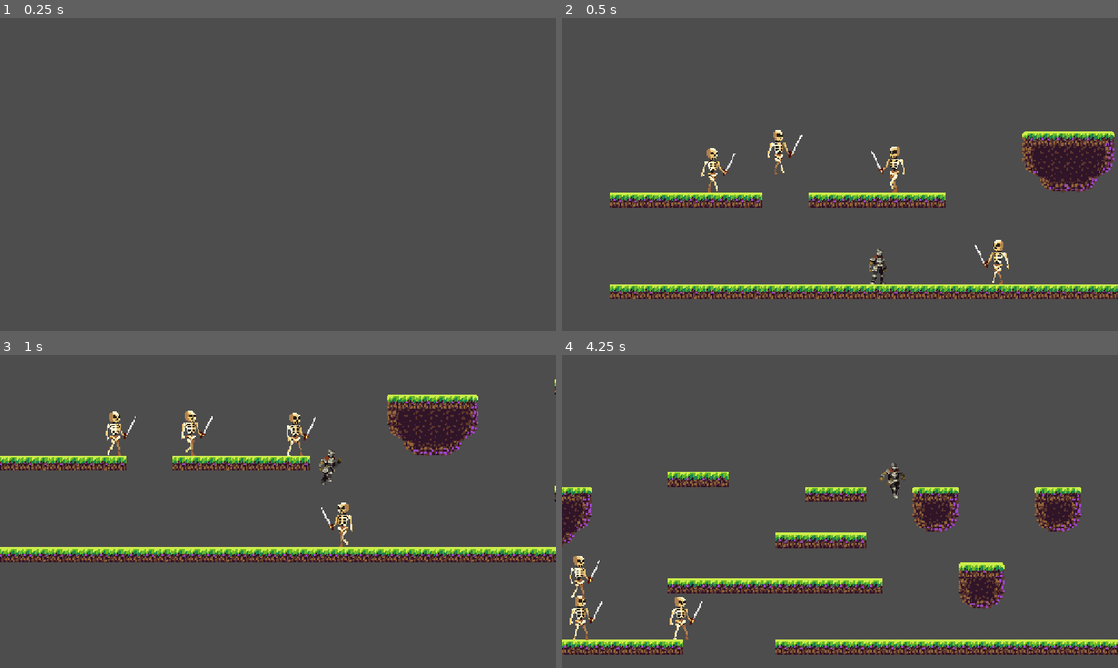
Above: before the commit, frames 1-4 (two rows, left to right).
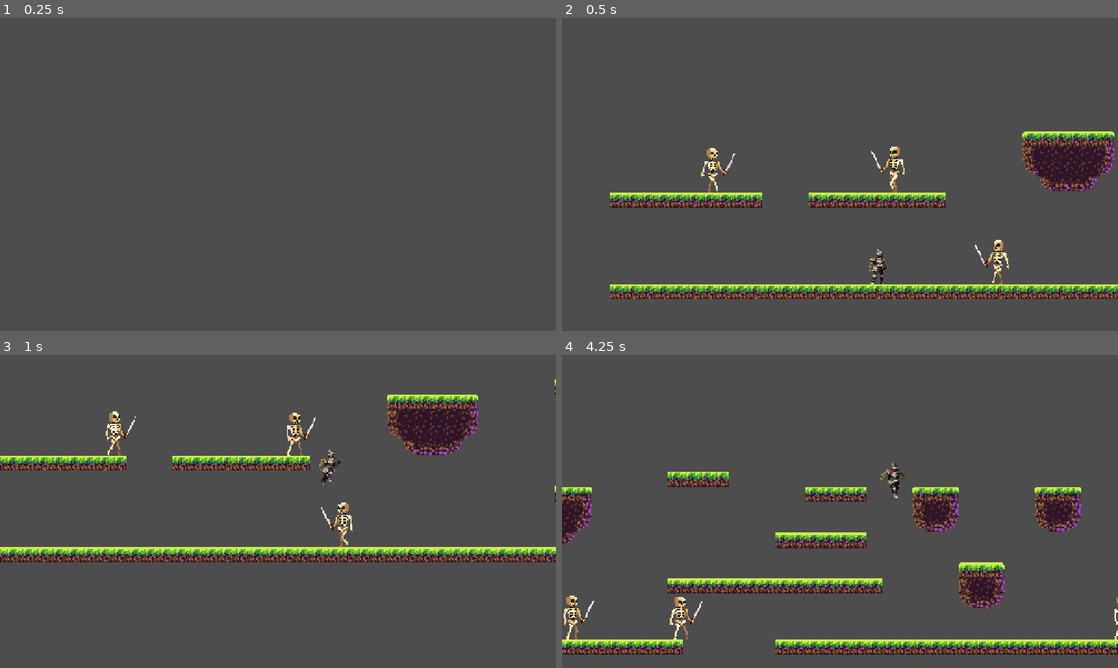
Above: after the commit, the same moments.

Repository: LeoGR22/Plataform2dGame
Game: Godot game, scene res://Scenes/Worlds/word.tscn
The game is run twice, just before and just after one commit, with the same random seed, the same clock (stepped at 60 frames per second) and the same inputs.
Inputs:
- Up to frame 1 (0.25 s): no input
- Up to frame 2 (0.5 s): no input
- Up to frame 3 (1 s): hold D (P1_Right) from 0.53 s (still down); tap W (P1_Jump) at 0.77 s
- Up to frame 4 (4.25 s): tap W (P1_Jump) at 1.52, 3.02, 3.77 s; release D (P1_Right) at 2.03 s; hold A (P1_Left) 2.03-2.78 s; hold D (P1_Right) from 2.78 s (still down)

Frame 1 is identical in both runs. In frame 2, 0.2% of the frame differs, in the area x 37-44%, y 35-50%; in frame 3, 0.2%; in frame 4, 0.7%, in the area x 0-100%, y 64-92%.

Commit message:
Add projectile test

Diff:
--- /dev/null
+++ b/plataform-2d-game/Scenes/Enemies/Projectile.tscn
@@ -0,0 +1,33 @@
+[gd_scene format=3 uid="uid://bww0tuib828mx"]
+
+[ext_resource type="Script" uid="uid://dq8187b31cawt" path="res://Scripts/Enemies/projectile.gd" id="1_fld28"]
+[ext_resource type="Texture2D" uid="uid://b1rb1ae4757kn" path="res://Sprites/VFX/bullet.png" id="2_xqss5"]
+
+[sub_resource type="CircleShape2D" id="CircleShape2D_o4uc3"]
+
+[sub_resource type="AtlasTexture" id="AtlasTexture_ja771"]
+atlas = ExtResource("2_xqss5")
+region = Rect2(0, 0, 4, 2)
+
+[sub_resource type="SpriteFrames" id="SpriteFrames_u6lrr"]
+animations = [{
+"frames": [{
+"duration": 1.0,
+"texture": SubResource("AtlasTexture_ja771")
+}],
+"loop": true,
+"name": &"new_animation",
+"speed": 5.0
+}]
+
+[node name="Projectile" type="Area2D" unique_id=1148077665]
+script = ExtResource("1_fld28")
+
+[node name="CollisionShape2D" type="CollisionShape2D" parent="." unique_id=677969921]
+shape = SubResource("CircleShape2D_o4uc3")
+
+[node name="AnimatedSprite2D" type="AnimatedSprite2D" parent="." unique_id=1409412836]
+sprite_frames = SubResource("SpriteFrames_u6lrr")
+animation = &"new_animation"
+
+[node name="VisibleOnScreenNotifier2D" type="VisibleOnScreenNotifier2D" parent="." unique_id=1373134329]
--- /dev/null
+++ b/plataform-2d-game/Scenes/Enemies/Shooter.tscn
@@ -0,0 +1,253 @@
+[gd_scene format=3 uid="uid://rkp2yptf3uwj"]
+
+[ext_resource type="Script" uid="uid://bqqp47ukdw5ld" path="res://Scripts/Enemies/shooter.gd" id="1_fxxsv"]
+[ext_resource type="PackedScene" uid="uid://bww0tuib828mx" path="res://Scenes/Enemies/Projectile.tscn" id="2_784dx"]
+[ext_resource type="Texture2D" uid="uid://bjguh7ocn7qef" path="res://Sprites/Skeleton/Skeleton_01_Yellow_Idle.png" id="2_feupj"]
+[ext_resource type="Texture2D" uid="uid://jc4nplkx4a6f" path="res://Sprites/Skeleton/Skeleton_01_Yellow_Walk.png" id="3_784dx"]
+[ext_resource type="Texture2D" uid="uid://bdlwepw8feeaf" path="res://Sprites/Skeleton/Skeleton_01_Yellow_Attack1.png" id="4_feupj"]
+
+[sub_resource type="CapsuleShape2D" id="CapsuleShape2D_yocjf"]
+
+[sub_resource type="AtlasTexture" id="AtlasTexture_qe480"]
+atlas = ExtResource("2_feupj")
+region = Rect2(0, 0, 96, 64)
+
+[sub_resource type="AtlasTexture" id="AtlasTexture_giix8"]
+atlas = ExtResource("2_feupj")
+region = Rect2(96, 0, 96, 64)
+
+[sub_resource type="AtlasTexture" id="AtlasTexture_i43q3"]
+atlas = ExtResource("2_feupj")
+region = Rect2(192, 0, 96, 64)
+
+[sub_resource type="AtlasTexture" id="AtlasTexture_4agy0"]
+atlas = ExtResource("2_feupj")
+region = Rect2(288, 0, 96, 64)
+
+[sub_resource type="AtlasTexture" id="AtlasTexture_nafo4"]
+atlas = ExtResource("2_feupj")
+region = Rect2(384, 0, 96, 64)
+
+[sub_resource type="AtlasTexture" id="AtlasTexture_1tngx"]
+atlas = ExtResource("2_feupj")
+region = Rect2(480, 0, 96, 64)
+
+[sub_resource type="AtlasTexture" id="AtlasTexture_4qsjp"]
+atlas = ExtResource("2_feupj")
+region = Rect2(576, 0, 96, 64)
+
+[sub_resource type="AtlasTexture" id="AtlasTexture_7f4k5"]
+atlas = ExtResource("2_feupj")
+region = Rect2(672, 0, 96, 64)
+
+[sub_resource type="AtlasTexture" id="AtlasTexture_0k5mq"]
+atlas = ExtResource("3_784dx")
+region = Rect2(0, 0, 96, 64)
+
+[sub_resource type="AtlasTexture" id="AtlasTexture_kg1dj"]
+atlas = ExtResource("3_784dx")
+region = Rect2(96, 0, 96, 64)
+
+[sub_resource type="AtlasTexture" id="AtlasTexture_763yk"]
+atlas = ExtResource("3_784dx")
+region = Rect2(192, 0, 96, 64)
+
+[sub_resource type="AtlasTexture" id="AtlasTexture_6jmgc"]
+atlas = ExtResource("3_784dx")
+region = Rect2(288, 0, 96, 64)
+
+[sub_resource type="AtlasTexture" id="AtlasTexture_sjv54"]
+atlas = ExtResource("3_784dx")
+region = Rect2(384, 0, 96, 64)
+
+[sub_resource type="AtlasTexture" id="AtlasTexture_imw5q"]
+atlas = ExtResource("3_784dx")
+region = Rect2(480, 0, 96, 64)
+
+[sub_resource type="AtlasTexture" id="AtlasTexture_4nlo1"]
+atlas = ExtResource("3_784dx")
+region = Rect2(576, 0, 96, 64)
+
+[sub_resource type="AtlasTexture" id="AtlasTexture_jtft3"]
+atlas = ExtResource("3_784dx")
+region = Rect2(672, 0, 96, 64)
+
+[sub_resource type="AtlasTexture" id="AtlasTexture_bnlb7"]
+atlas = ExtResource("3_784dx")
+region = Rect2(768, 0, 96, 64)
+
+[sub_resource type="AtlasTexture" id="AtlasTexture_kmaqu"]
+atlas = ExtResource("3_784dx")
+region = Rect2(864, 0, 96, 64)
+
+[sub_resource type="AtlasTexture" id="AtlasTexture_784dx"]
+atlas = ExtResource("4_feupj")
+region = Rect2(0, 0, 96, 64)
+
+[sub_resource type="AtlasTexture" id="AtlasTexture_38nqm"]
+atlas = ExtResource("4_feupj")
+region = Rect2(96, 0, 96, 64)
+
+[sub_resource type="AtlasTexture" id="AtlasTexture_3se7j"]
+atlas = ExtResource("4_feupj")
+region = Rect2(192, 0, 96, 64)
+
+[sub_resource type="AtlasTexture" id="AtlasTexture_finx5"]
+atlas = ExtResource("4_feupj")
+region = Rect2(288, 0, 96, 64)
+
+[sub_resource type="AtlasTexture" id="AtlasTexture_j8rg8"]
+atlas = ExtResource("4_feupj")
+region = Rect2(384, 0, 96, 64)
+
+[sub_resource type="AtlasTexture" id="AtlasTexture_hwr2i"]
+atlas = ExtResource("4_feupj")
+region = Rect2(480, 0, 96, 64)
+
+[sub_resource type="AtlasTexture" id="AtlasTexture_qkx6w"]
+atlas = ExtResource("4_feupj")
+region = Rect2(576, 0, 96, 64)
+
+[sub_resource type="AtlasTexture" id="AtlasTexture_kv4ts"]
+atlas = ExtResource("4_feupj")
+region = Rect2(672, 0, 96, 64)
+
+[sub_resource type="AtlasTexture" id="AtlasTexture_nnaft"]
+atlas = ExtResource("4_feupj")
+region = Rect2(768, 0, 96, 64)
+
+[sub_resource type="AtlasTexture" id="AtlasTexture_aplo2"]
+atlas = ExtResource("4_feupj")
+region = Rect2(864, 0, 96, 64)
+
+[sub_resource type="SpriteFrames" id="SpriteFrames_2ha87"]
+animations = [{
+"frames": [{
+"duration": 1.0,
+"texture": SubResource("AtlasTexture_qe480")
+}, {
+"duration": 1.0,
+"texture": SubResource("AtlasTexture_giix8")
+}, {
+"duration": 1.0,
+"texture": SubResource("AtlasTexture_i43q3")
+}, {
+"duration": 1.0,
+"texture": SubResource("AtlasTexture_4agy0")
+}, {
+"duration": 1.0,
+"texture": SubResource("AtlasTexture_nafo4")
+}, {
+"duration": 1.0,
+"texture": SubResource("AtlasTexture_1tngx")
+}, {
+"duration": 1.0,
+"texture": SubResource("AtlasTexture_4qsjp")
+}, {
+"duration": 1.0,
+"texture": SubResource("AtlasTexture_7f4k5")
+}],
+"loop": true,
+"name": &"Idle",
+"speed": 8.0
+}, {
+"frames": [{
+"duration": 1.0,
+"texture": SubResource("AtlasTexture_0k5mq")
+}, {
+"duration": 1.0,
+"texture": SubResource("AtlasTexture_kg1dj")
+}, {
+"duration": 1.0,
+"texture": SubResource("AtlasTexture_763yk")
+}, {
+"duration": 1.0,
+"texture": SubResource("AtlasTexture_6jmgc")
+}, {
+"duration": 1.0,
+"texture": SubResource("AtlasTexture_sjv54")
+}, {
+"duration": 1.0,
+"texture": SubResource("AtlasTexture_imw5q")
+}, {
+"duration": 1.0,
+"texture": SubResource("AtlasTexture_4nlo1")
+}, {
+"duration": 1.0,
+"texture": SubResource("AtlasTexture_jtft3")
+}, {
+"duration": 1.0,
+"texture": SubResource("AtlasTexture_bnlb7")
+}, {
+"duration": 1.0,
+"texture": SubResource("AtlasTexture_kmaqu")
+}],
+"loop": true,
+"name": &"Run",
+"speed": 15.0
+}, {
+"frames": [{
+"duration": 1.0,
+"texture": SubResource("AtlasTexture_784dx")
+}, {
+"duration": 1.0,
+"texture": SubResource("AtlasTexture_38nqm")
+}, {
+"duration": 1.0,
+"texture": SubResource("AtlasTexture_3se7j")
+}, {
+"duration": 1.0,
+"texture": SubResource("AtlasTexture_finx5")
+}, {
+"duration": 1.0,
+"texture": SubResource("AtlasTexture_j8rg8")
+}, {
+"duration": 1.0,
+"texture": SubResource("AtlasTexture_hwr2i")
+}, {
+"duration": 1.0,
+"texture": SubResource("AtlasTexture_qkx6w")
+}, {
+"duration": 1.0,
+"texture": SubResource("AtlasTexture_kv4ts")
+}, {
+"duration": 1.0,
+"texture": SubResource("AtlasTexture_nnaft")
+}, {
+"duration": 1.0,
+"texture": SubResource("AtlasTexture_aplo2")
+}],
+"loop": true,
+"name": &"Shoot",
+"speed": 10.0
+}]
+
+[sub_resource type="CapsuleShape2D" id="CapsuleShape2D_kx4xq"]
+
+[node name="CharacterBody2D" type="CharacterBody2D" unique_id=954352325]
+script = ExtResource("1_fxxsv")
+projectile_scene = ExtResource("2_784dx")
+
+[node name="CollisionShape2D" type="CollisionShape2D" parent="." unique_id=368908283]
+position = Vector2(0, -21)
+scale = Vector2(1, 1.4)
+shape = SubResource("CapsuleShape2D_yocjf")
+
+[node name="AnimatedSprite2D" type="AnimatedSprite2D" parent="." unique_id=819484354]
+position = Vector2(0, -32)
+sprite_frames = SubResource("SpriteFrames_2ha87")
+animation = &"Shoot"
+frame_progress = 0.6725683
+
+[node name="EdgeDetector" type="RayCast2D" parent="." unique_id=1810758347]
+target_position = Vector2(25, 8)
+
+[node name="HurtBox" type="Area2D" parent="." unique_id=1492820676]
+
+[node name="CollisionShape2D" type="CollisionShape2D" parent="HurtBox" unique_id=297105883]
+position = Vector2(0, -21)
+scale = Vector2(1, 1.2)
+shape = SubResource("CapsuleShape2D_kx4xq")
+
+[node name="ShootPoint" type="Marker2D" parent="." unique_id=190359490]
+position = Vector2(15, -23)
--- a/plataform-2d-game/Scenes/Worlds/word.tscn
+++ b/plataform-2d-game/Scenes/Worlds/word.tscn
@@ -6,7 +6,7 @@
 [ext_resource type="PackedScene" uid="uid://btsronv8ixq34" path="res://Scenes/Enemies/Stalker.tscn" id="4_0qjfd"]
 [ext_resource type="PackedScene" uid="uid://d1sqfltum02p8" path="res://Scenes/Enemies/Patrolman.tscn" id="5_x4fod"]
 [ext_resource type="PackedScene" uid="uid://6n6gtikcn65n" path="res://Scenes/Enemies/Tank.tscn" id="6_wlua3"]
-[ext_resource type="PackedScene" uid="uid://nfkf76ntkne6" path="res://Scenes/Enemies/Jumper.tscn" id="7_6ekdh"]
+[ext_resource type="PackedScene" uid="uid://rkp2yptf3uwj" path="res://Scenes/Enemies/Shooter.tscn" id="7_6ekdh"]
 
 [node name="word" type="Node2D" unique_id=39217742]
 
@@ -28,5 +28,5 @@
 [node name="CharacterBody2D3" parent="." unique_id=1459352859 instance=ExtResource("6_wlua3")]
 position = Vector2(416, 690)
 
-[node name="CharacterBody2D4" parent="." unique_id=343455312 instance=ExtResource("7_6ekdh")]
-position = Vector2(130, 692)
+[node name="CharacterBody2D4" parent="." unique_id=1446670443 instance=ExtResource("7_6ekdh")]
+position = Vector2(848, 682)
--- /dev/null
+++ b/plataform-2d-game/Scripts/Enemies/projectile.gd
@@ -0,0 +1,40 @@
+extends Area2D
+
+const SPEED = 400.0
+
+var direction: Vector2 = Vector2.ZERO
+
+func _ready() -> void:
+	var shader_material = ShaderMaterial.new()
+	shader_material.shader = preload("res://shaders/glow.gdshader")
+	shader_material.set_shader_parameter("glow_color", Color(0.875, 1.0, 0.039, 1.0))
+	shader_material.set_shader_parameter("intensity", 1.8)
+	$AnimatedSprite2D.material = shader_material
+	body_entered.connect(_on_body_entered)
+	$VisibleOnScreenNotifier2D.screen_exited.connect(_on_screen_exited)
+
+func _physics_process(delta: float) -> void:
+	# Mantém a trajetória fixa — não persegue o player
+	position += direction * SPEED * delta
+
+# Chamado pelo atirador ao instanciar o projétil
+func set_direction(dir: Vector2) -> void:
+	direction = dir.normalized()
+	# Rotaciona o sprite na direção do disparo (opcional, fica bonito)
+	rotation = direction.angle()
+
+func _on_body_entered(body: Node) -> void:
+	if body.is_in_group("players"):
+		print("Projétil acertou o player!")
+		on_hit_player(body)
+
+func on_hit_player(_body: Node) -> void:
+	# Implemente aqui: tirar vida do player, knockback etc.
+	destroy()
+
+func destroy() -> void:
+	# Aqui você pode trocar por uma animação de explosão antes de destruir
+	queue_free()
+
+func _on_screen_exited() -> void:
+	queue_free()
--- a/plataform-2d-game/Scripts/Enemies/shooter.gd
+++ b/plataform-2d-game/Scripts/Enemies/shooter.gd
@@ -1,7 +1,7 @@
 extends CharacterBody2D
 
 const SPEED = 60.0
-const SHOOT_RANGE = 300.0
+const SHOOT_RANGE = 200.0
 const SHOOT_COOLDOWN = 2.0
 
 # Arraste sua ProjectileScene no inspetor
--- /dev/null
+++ b/plataform-2d-game/Shaders/glow.gdshader
@@ -0,0 +1,15 @@
+// glow.gdshader
+shader_type canvas_item;
+
+uniform vec4 glow_color : source_color = vec4(1.0, 0.5, 0.0, 1.0);
+uniform float intensity : hint_range(0.0, 3.0) = 1.5;
+
+void fragment() {
+    vec4 tex = texture(TEXTURE, UV);
+    // Só brilha nos pixels que têm cor (alpha > 0)
+    if (tex.a > 0.1) {
+        COLOR = vec4(tex.rgb + glow_color.rgb * intensity * tex.a, tex.a);
+    } else {
+        COLOR = tex;
+    }
+}
Not shown, added: plataform-2d-game/Scripts/Enemies/projectile.gd.uid
Not shown, added: plataform-2d-game/Shaders/glow.gdshader.uid
Binary file added: plataform-2d-game/Sprites/VFX/bullet.png
Not shown, added: plataform-2d-game/Sprites/VFX/bullet.png.import
